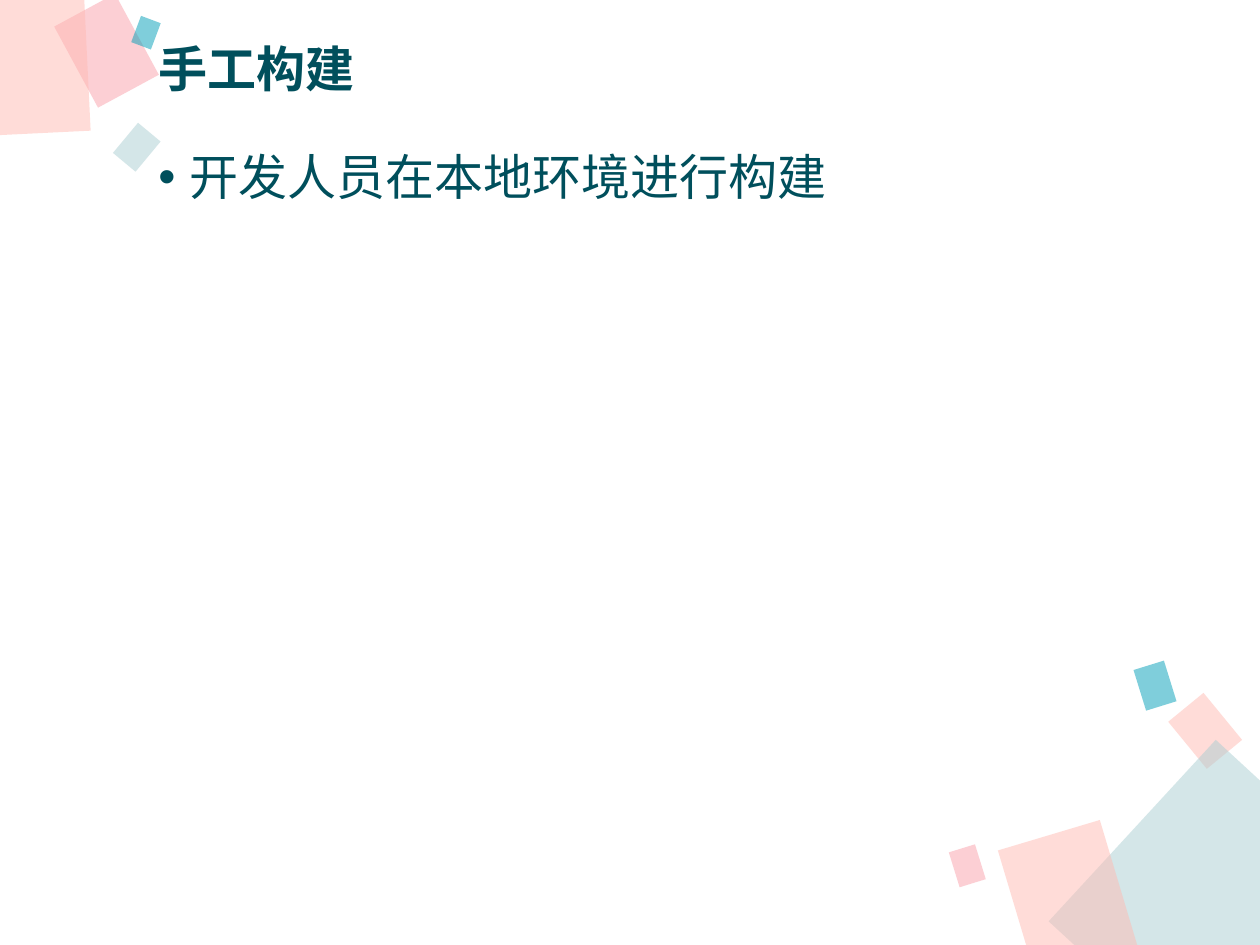
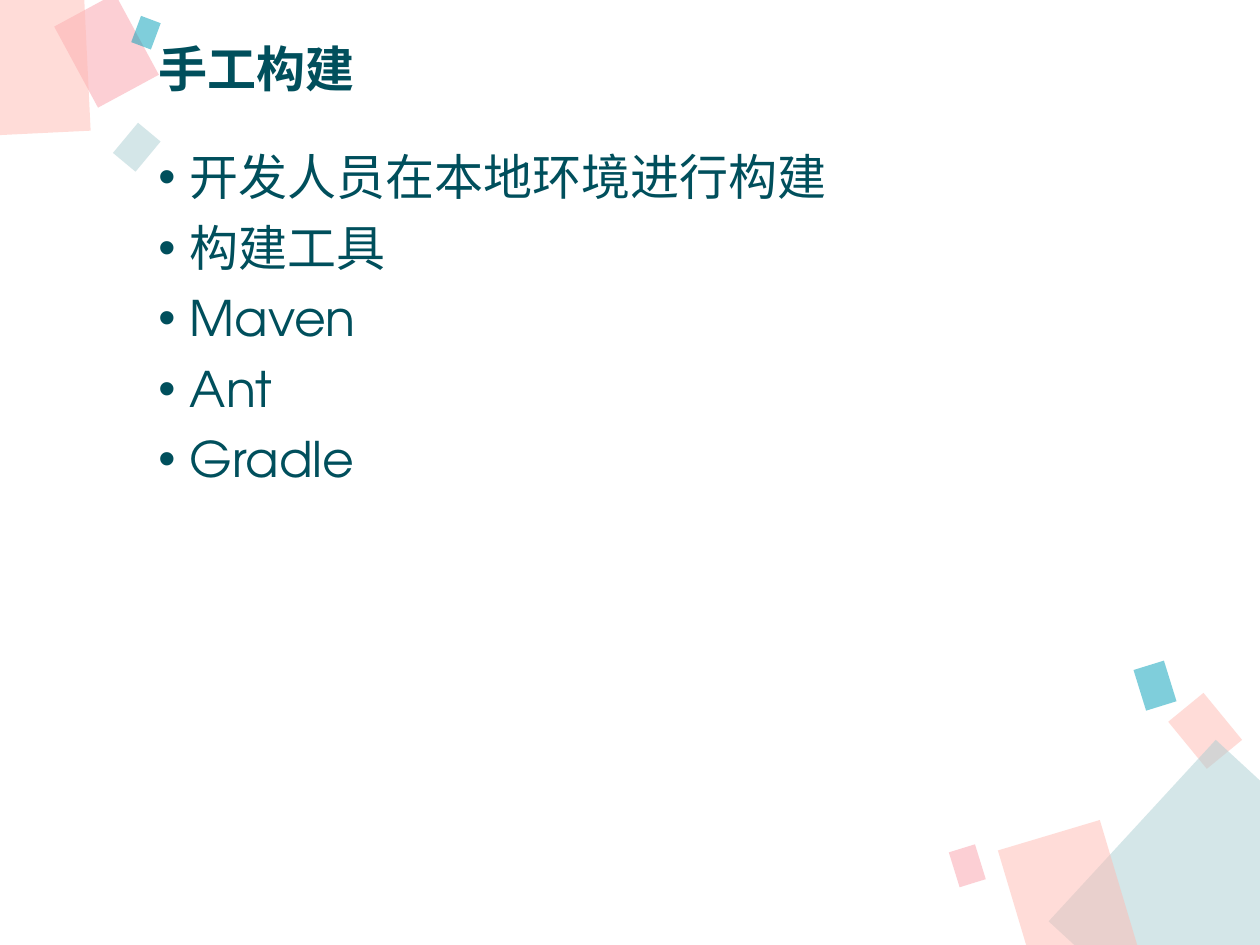
Before and after one commit to xianmomo/demo, a slide deck: slide 4 of 新员工入职指引/信息技术部版本构建及发布过程.pptx. Drawn at 1260x945 pixels with LibreOffice and Linux fonts; fonts in the diff are those of the drawing. Boxes give left, top, right and bottom in pixels: in the first picture for what was removed or moved away, otherwise in the second. Text is boxed around its words. In the diff, an @@ line names an element or a change of style, - is before the commit and + after.

```diff
--- a/新员工入职指引/信息技术部版本构建及发布过程.pptx
+++ b/新员工入职指引/信息技术部版本构建及发布过程.pptx
@@ text at [190, 224, 386, 478]: paragraphs added @@
+• 构建工具
+• Maven
+• Ant
+• Gradle
```
Also in this commit, not shown: 4 other slides changed, 2 other files.
